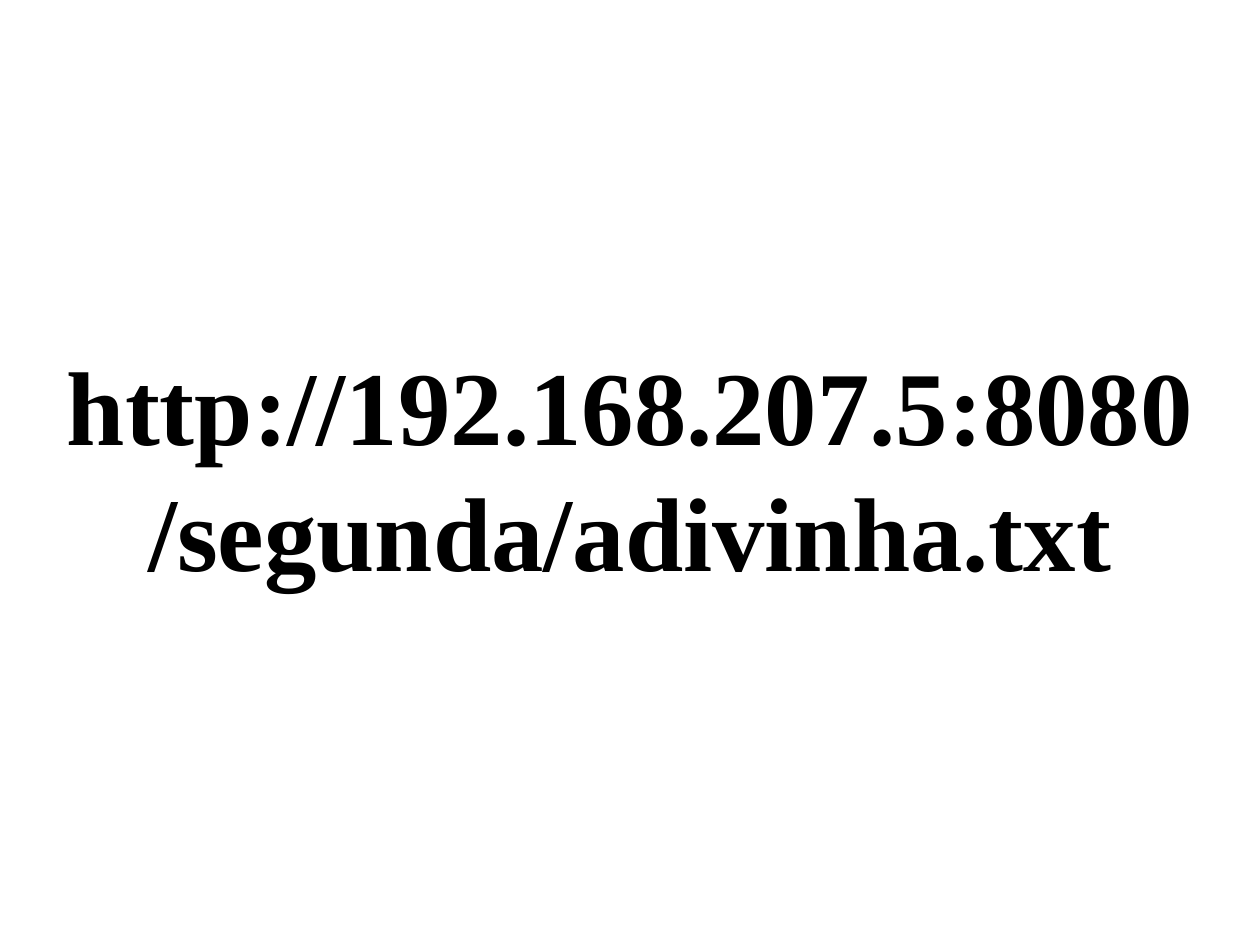
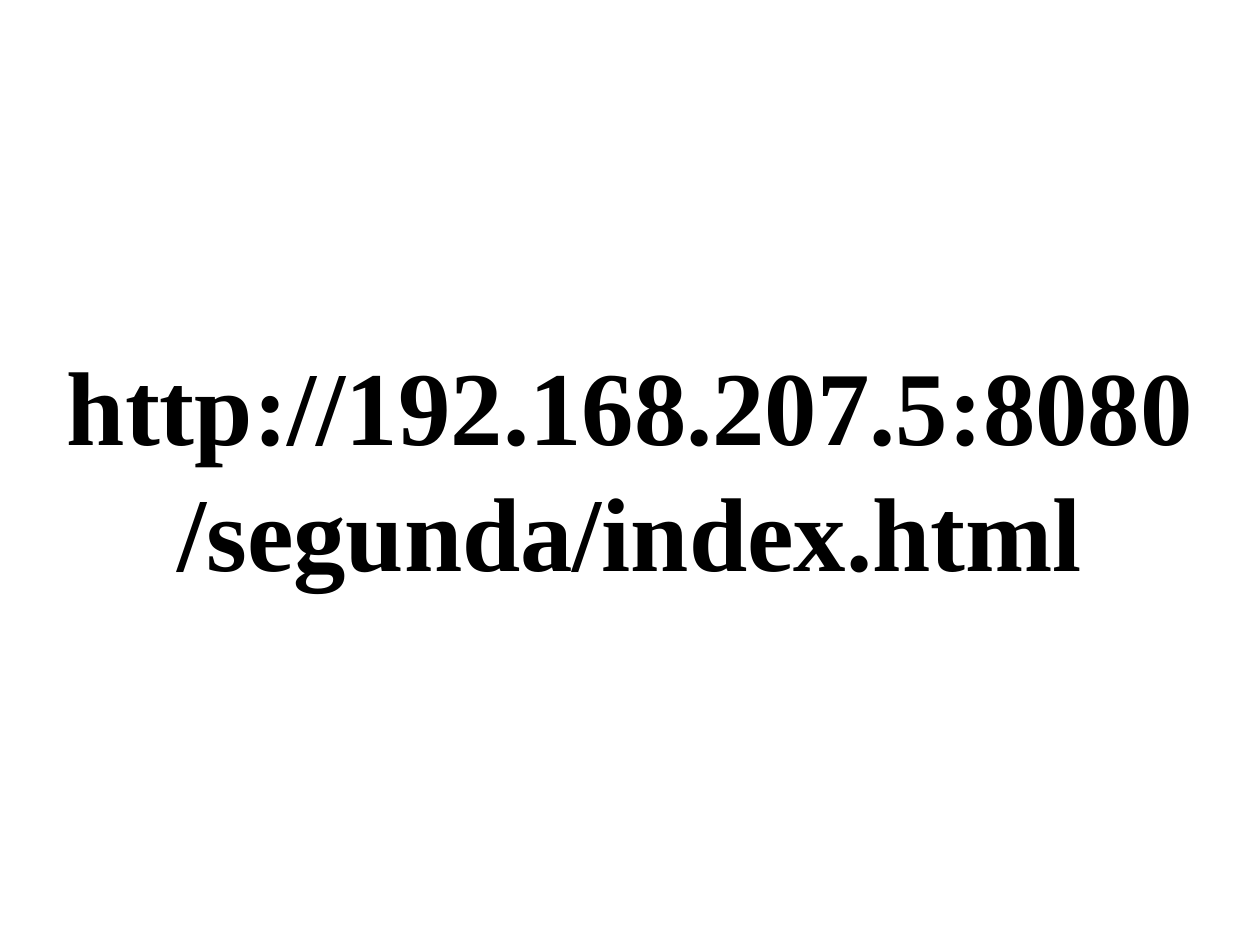
Before and after one commit to futxicaiadatec/futxicadinha01, a slide deck: slide 5 of segunda/slide.odp. Drawn at 1260x945 pixels with LibreOffice and Linux fonts; fonts in the diff are those of the drawing. Boxes give left, top, right and bottom in pixels: in the first picture for what was removed or moved away, otherwise in the second. Text is boxed around its words. In the diff, an @@ line names an element or a change of style, - is before the commit and + after.

```diff
--- a/segunda/slide.odp
+++ b/segunda/slide.odp
@@ subtitle at box(177, 498, 1082, 591): text changed @@
-/segunda/adivinha.txt
+/segunda/index.html
```
Also in this commit, not shown: 2 slides added, 25 other files.
